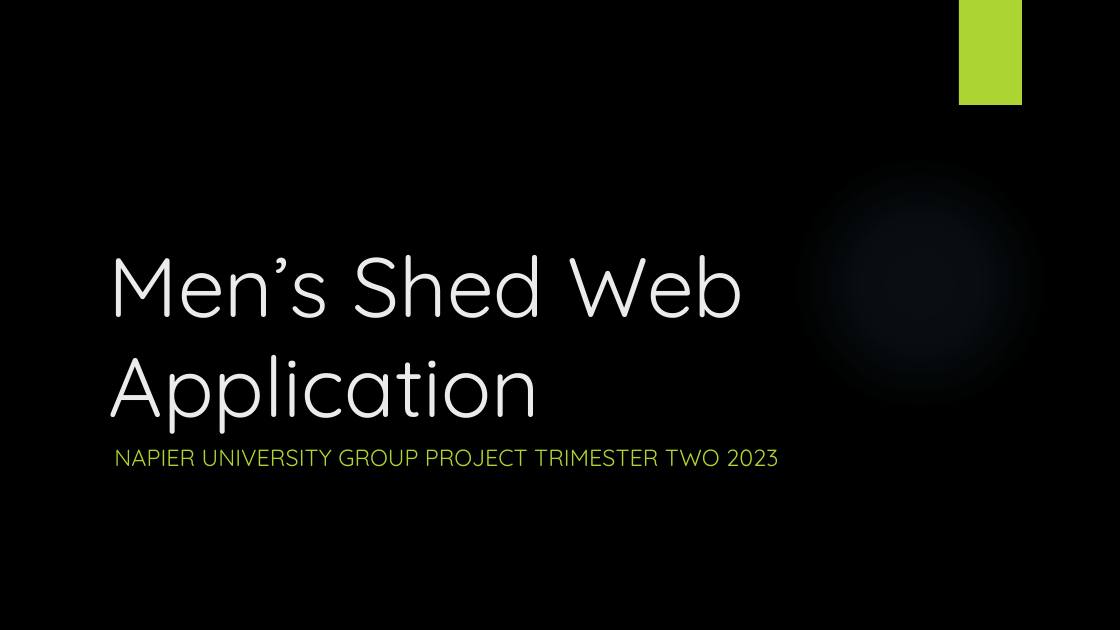
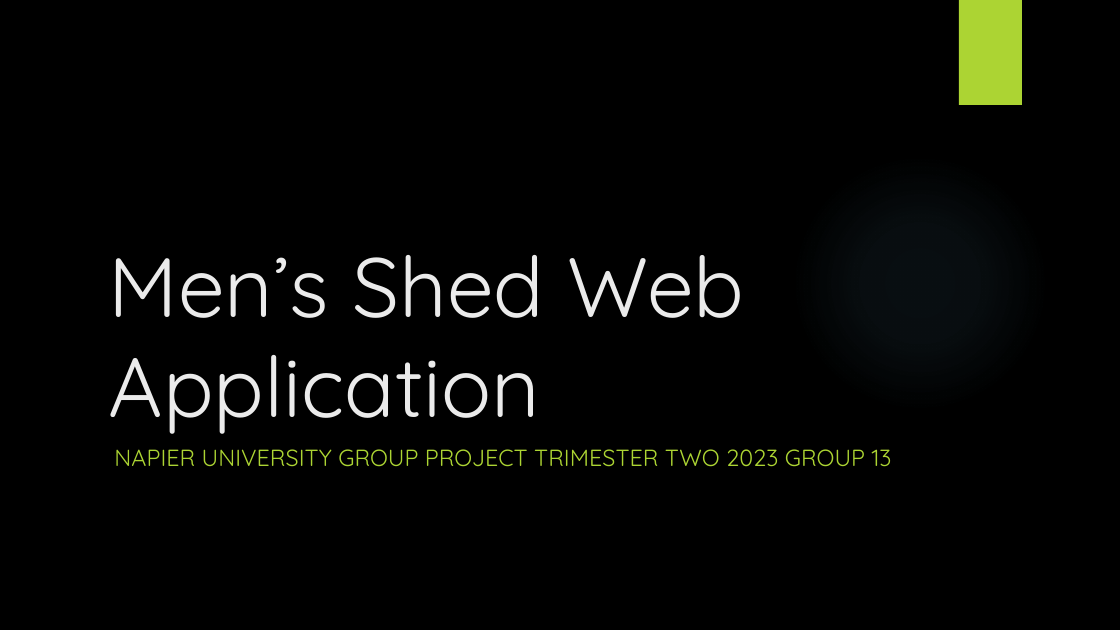
Before and after one commit to JBLACK2889/MENS-SHED-SOC09109, a slide deck: slide 1 of Documentation/reports/Presentation.pptx. Drawn at 1120x630 pixels with LibreOffice and Linux fonts; fonts in the diff are those of the drawing; background and template pictures are left out. Boxes give left, top, right and bottom in pixels: in the first picture for what was removed or moved away, otherwise in the second. Text is boxed around its words. In the diff, an @@ line names an element or a change of style, - is before the commit and + after.

```diff
--- a/Documentation/reports/Presentation.pptx
+++ b/Documentation/reports/Presentation.pptx
@@ subtitle at box(114, 449, 892, 467): text changed @@
-NAPIER UNIVERSITY GROUP PROJECT TRIMESTER TWO 2023
+NAPIER UNIVERSITY GROUP PROJECT TRIMESTER TWO 2023 GROUP 13
```
Also in this commit, not shown: 1 other slide changed, 9 other files.
